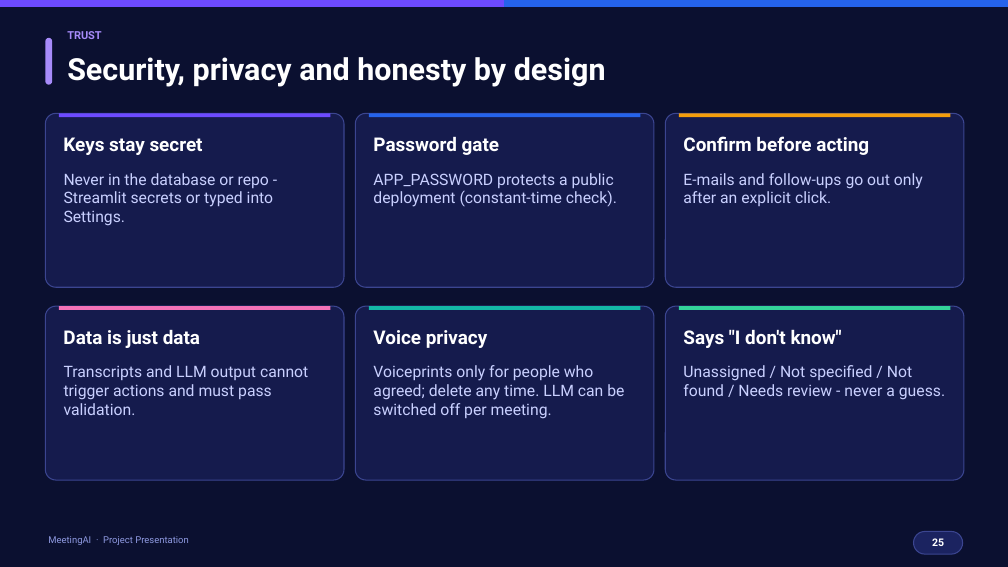
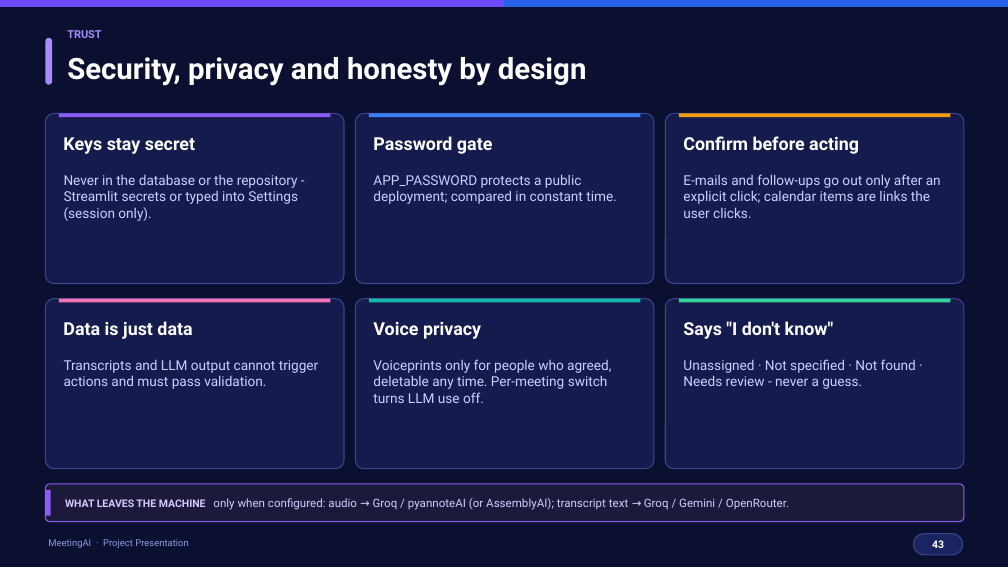
Before and after one commit to nidhitiwari23/Meeting-AI-, a slide deck: slide 43 of docs/MeetingAI_Presentation.pptx (slide 25 before the commit). Drawn at 1008x567 pixels with LibreOffice and Linux fonts; fonts in the diff are those of the drawing. Boxes give left, top, right and bottom in pixels: in the first picture for what was removed or moved away, otherwise in the second. Text is boxed around its words. In the diff, an @@ line names an element or a change of style, - is before the commit and + after.

```diff
--- a/docs/MeetingAI_Presentation.pptx
+++ b/docs/MeetingAI_Presentation.pptx
@@ text "Security, privacy and honesty by ..." at bbox=[67, 57, 587, 86]: size 29 to 28 pt @@
@@ rectangle at bbox=[59, 113, 330, 117]: fill #6D4AFF to #8B5CF6 @@
@@ rectangle at bbox=[369, 113, 640, 117]: fill #2563EB to #3B82F6 @@
@@ text at bbox=[64, 174, 298, 221]: text changed; size 15 to 13 pt @@
-Never in the database or repo - Streamlit secrets or typed into Settings.
+Never in the database or the repository - Streamlit secrets or typed into Settings (session only).
@@ text at bbox=[373, 174, 617, 204]: text changed; size 15 to 13 pt @@
-APP_PASSWORD protects a public deployment (constant-time check).
+APP_PASSWORD protects a public deployment; compared in constant time.
@@ text at bbox=[683, 174, 941, 218]: text changed; size 15 to 13 pt @@
-E-mails and follow-ups go out only after an explicit click.
+E-mails and follow-ups go out only after an explicit click; calendar items are links the user clicks.
@@ rounded rectangle: place and size @@
-rounded rectangle at bbox=[45, 306, 344, 480]
+rounded rectangle at bbox=[45, 299, 344, 469]
@@ proportions changed in 6 elements at bbox=[45, 113, 344, 284], bbox=[355, 113, 654, 284], bbox=[665, 113, 964, 284], bbox=[45, 299, 344, 469], bbox=[665, 299, 964, 469], bbox=[355, 299, 654, 469] @@
@@ rounded rectangle: place and size @@
-rounded rectangle at bbox=[355, 306, 654, 480]
+rounded rectangle at bbox=[355, 299, 654, 469]
@@ rounded rectangle: place and size @@
-rounded rectangle at bbox=[665, 306, 964, 480]
+rounded rectangle at bbox=[665, 299, 964, 469]
@@ 3 rectangles: place and size @@
-3 rectangles at bbox=[59, 306, 951, 310]
+3 rectangles at bbox=[59, 299, 951, 302]
@@ size 18 to 17 pt in 6 elements at bbox=[63, 137, 195, 154], bbox=[373, 136, 492, 154], bbox=[683, 136, 859, 154], bbox=[63, 321, 192, 339], bbox=[373, 322, 481, 339], bbox=[683, 321, 834, 339] @@
@@ 3 texts: place and size @@
-3 texts at bbox=[63, 329, 842, 348]
+3 texts at bbox=[63, 321, 834, 339]
@@ text "Transcripts and LLM output cannot ..." at bbox=[64, 360, 319, 389]: size 15 to 13 pt @@
@@ text at bbox=[373, 359, 611, 403]: text changed; size 15 to 13 pt @@
-Voiceprints only for people who agreed; delete any time. LLM can be switched off per meeting.
+Voiceprints only for people who agreed, deletable any time. Per-meeting switch turns LLM use off.
@@ text at bbox=[683, 359, 916, 389]: text changed; size 15 to 13 pt @@
-Unassigned / Not specified / Not found / Needs review - never a guess.
+Unassigned · Not specified · Not found · Needs review - never a guess.
@@ rounded rectangle added at bbox=[45, 484, 964, 522], fill #1C1A3A, outline #8B5CF6 1 pt @@
@@ rectangle added at bbox=[45, 490, 51, 516], fill #8B5CF6 @@
@@ text added at bbox=[65, 498, 789, 510], 11 pt, text #C9D0FF @@
+WHAT LEAVES THE MACHINE only when configured: audio → Groq / pyannoteAI (or AssemblyAI); transcript text → Groq / Gemini / OpenRouter.
@@ text at bbox=[932, 540, 944, 548]: text changed @@
-25
+43
```
Also in this commit, not shown: 12 other slides changed, 32 slides added, 14 slides removed, 1 other file.
